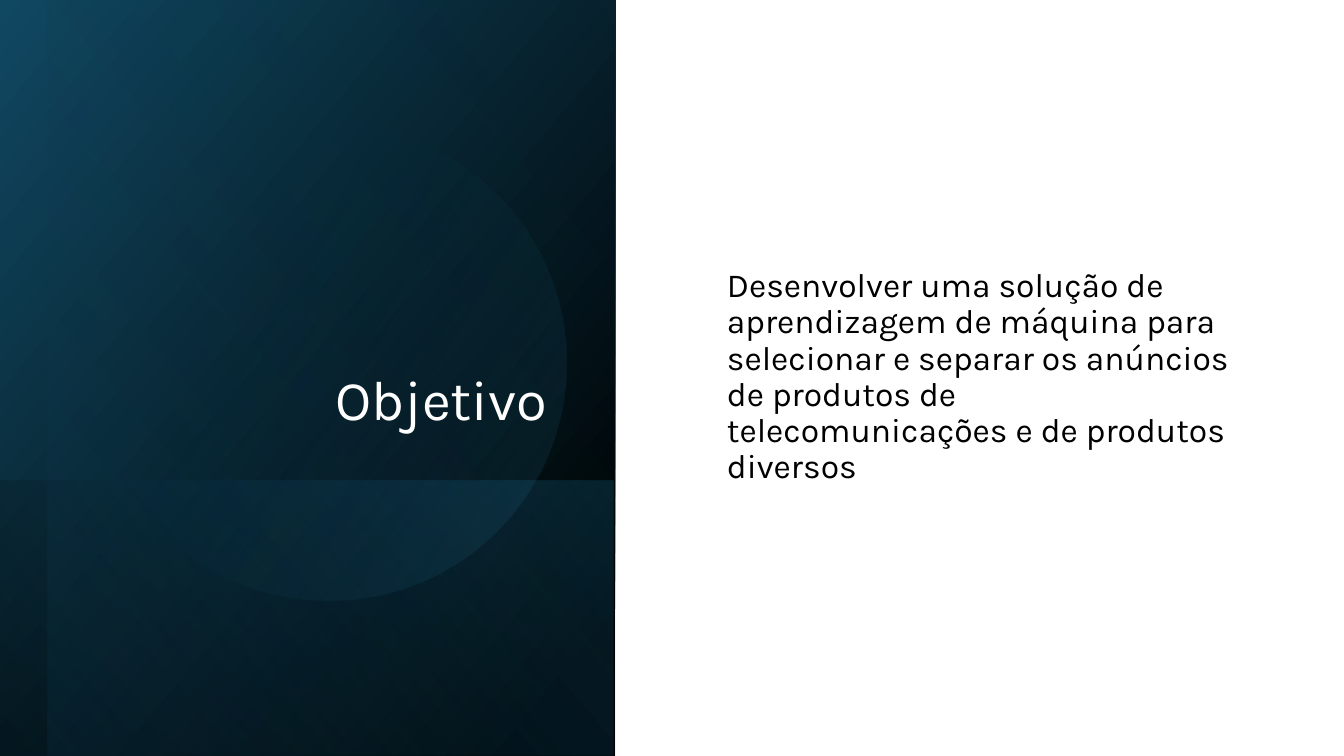
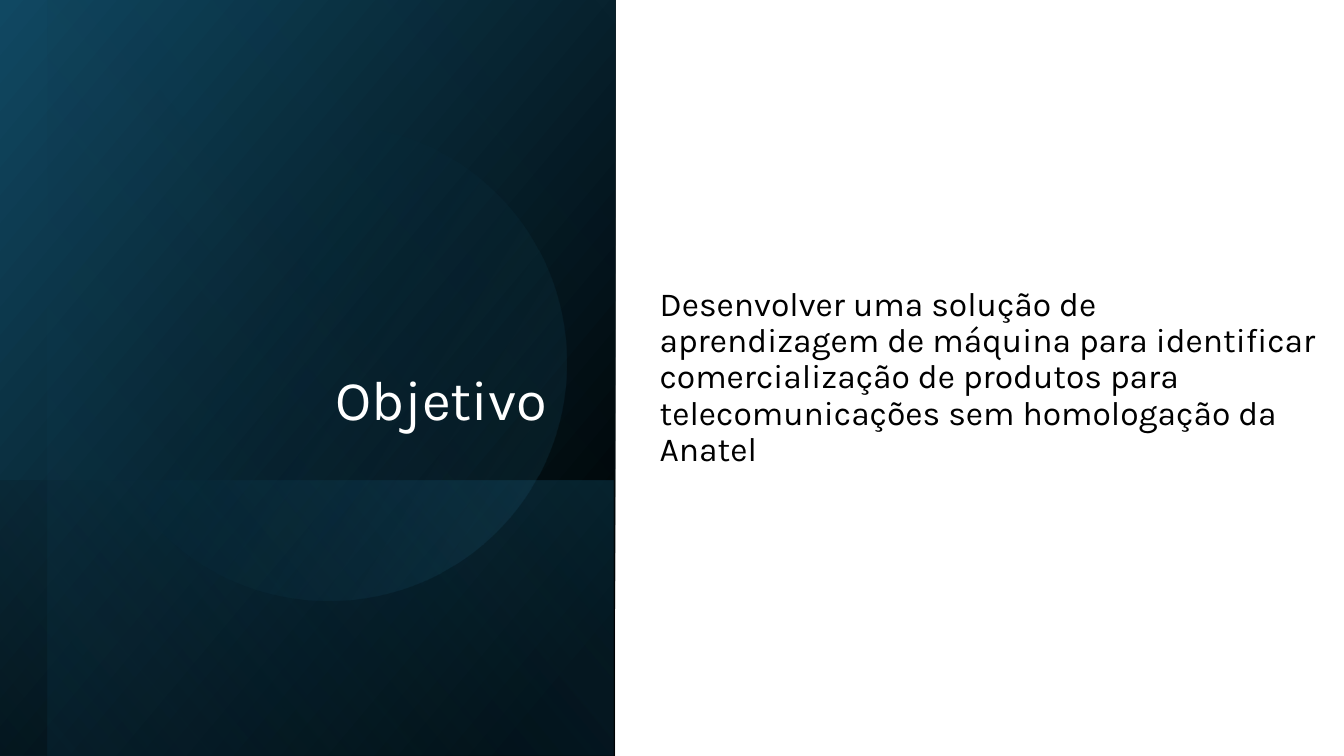
Before and after one commit to InovaFiscaliza/dados-pacp, a slide deck: slide 2 of sch/docs/Rotulagem de Anúncios.pptx. Drawn at 1344x756 pixels with LibreOffice and Linux fonts; fonts in the diff are those of the drawing. Boxes give left, top, right and bottom in pixels: in the first picture for what was removed or moved away, otherwise in the second. Text is boxed around its words. In the diff, an @@ line names an element or a change of style, - is before the commit and + after.

```diff
--- a/sch/docs/Rotulagem de Anúncios.pptx
+++ b/sch/docs/Rotulagem de Anúncios.pptx
@@ text at [660,293,1316,462]: text changed @@
-Desenvolver uma solução de aprendizagem de máquina para selecionar e separar os anúncios de produtos de telecomunicações e de produtos diversos
+Desenvolver uma solução de aprendizagem de máquina para identificar comercialização de produtos para telecomunicações sem homologação da Anatel
```
Also in this commit, not shown: 8 other slides changed, 4 slides added, 4 slides removed, 2 other files.
